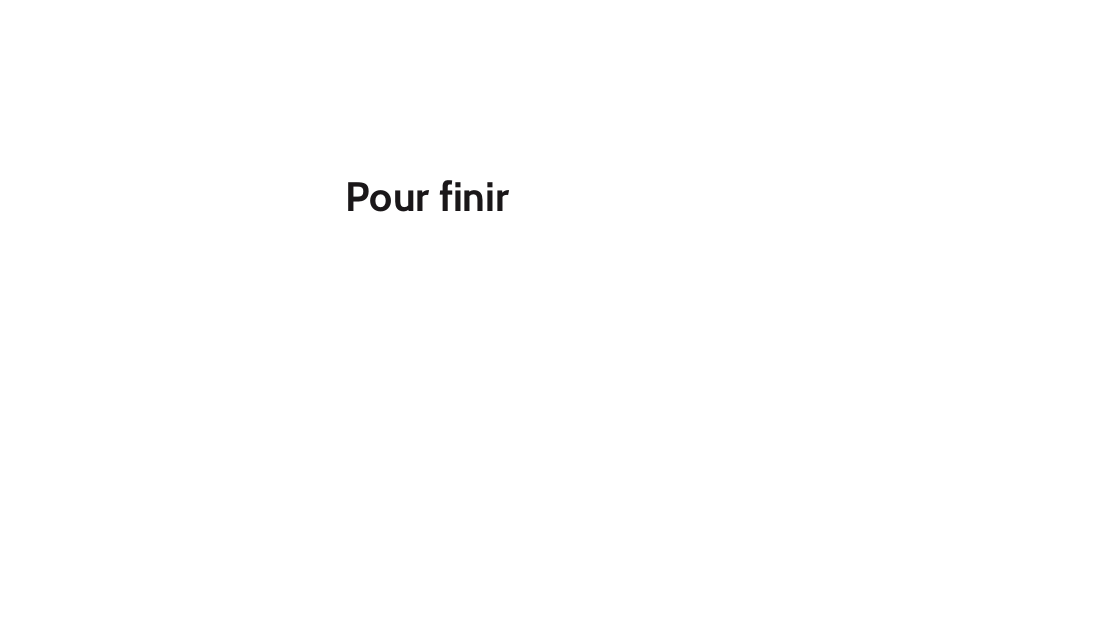
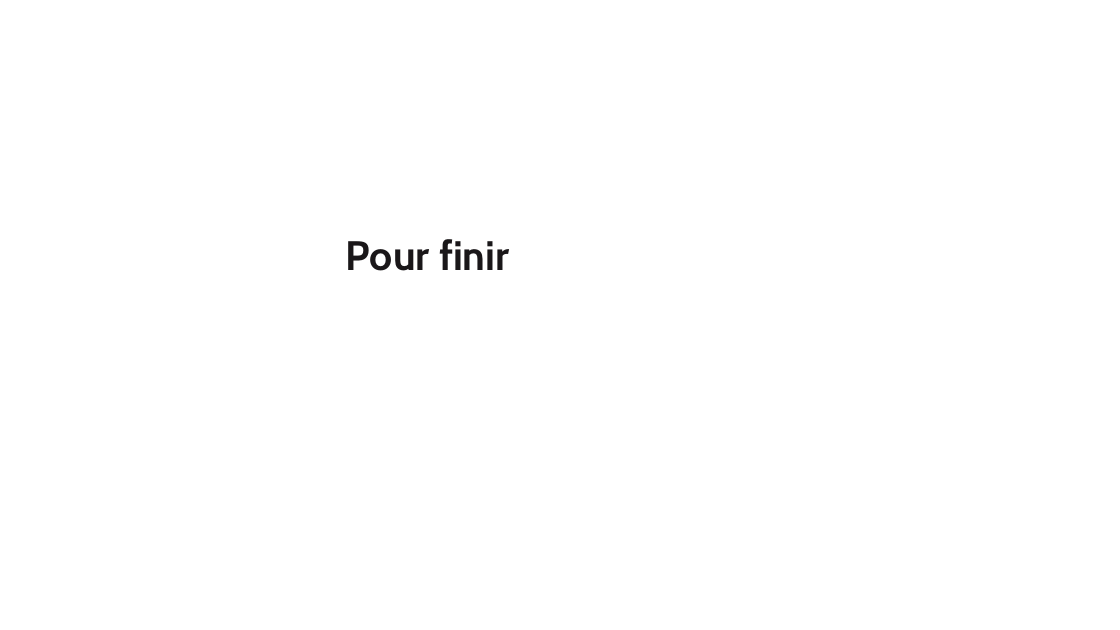
Before and after one commit to webmotion-framework/webmotion, a slide deck: slide 19 of webmotion-website/src/main/webapp/presentation_devoxx.odp. Drawn at 1120x630 pixels with LibreOffice and Linux fonts; fonts in the diff are those of the drawing; background and template pictures are left out. Boxes give left, top, right and bottom in pixels: in the first picture for what was removed or moved away, otherwise in the second. Text is boxed around its words. In the diff, an @@ line names an element or a change of style, - is before the commit and + after.

```diff
--- a/webmotion-website/src/main/webapp/presentation_devoxx.odp
+++ b/webmotion-website/src/main/webapp/presentation_devoxx.odp
@@ title "Pour finir" moved from (x1=346, y1=180, x2=509, y2=212) to (x1=346, y1=239, x2=509, y2=271) @@
```
Also in this commit, not shown: 2 other slides changed, 1 slide added, 1 slide removed.
